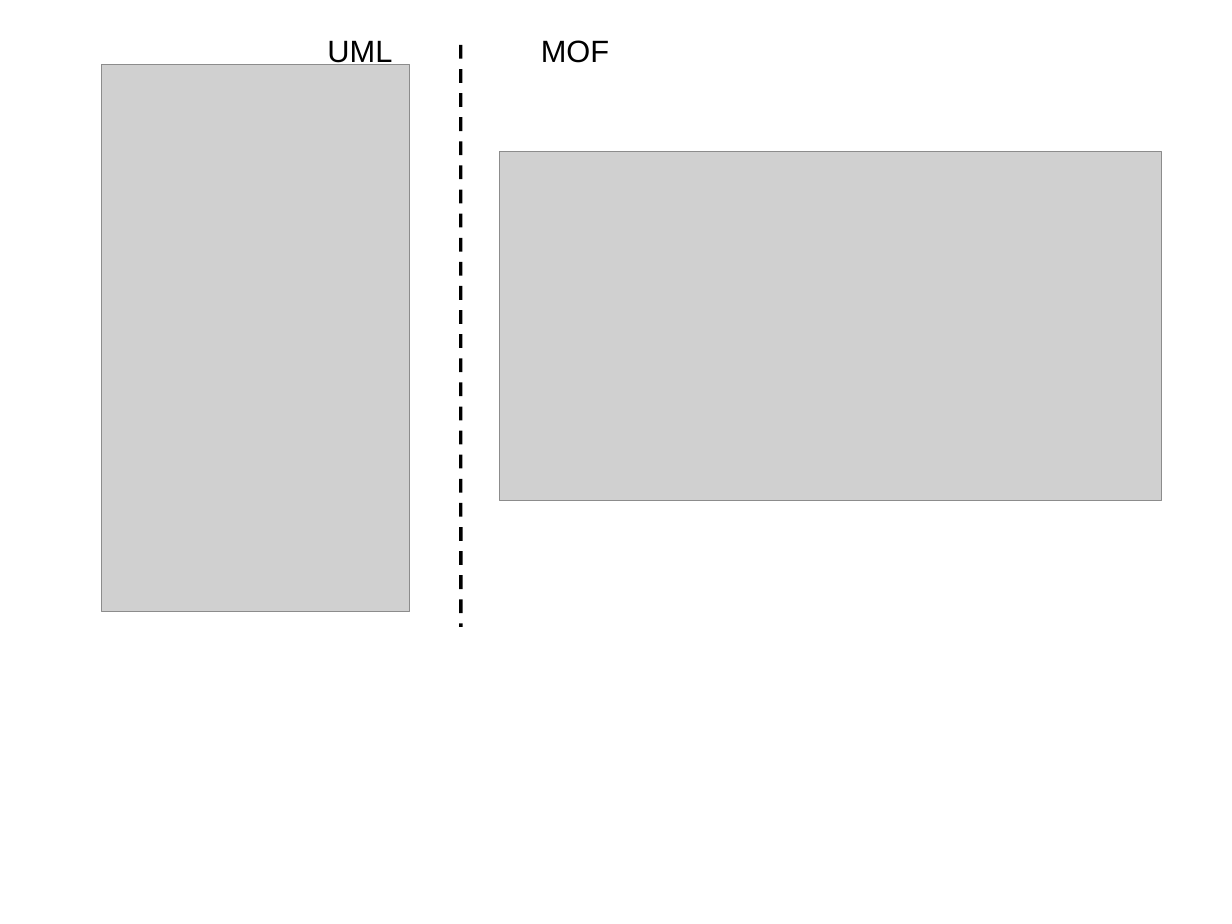
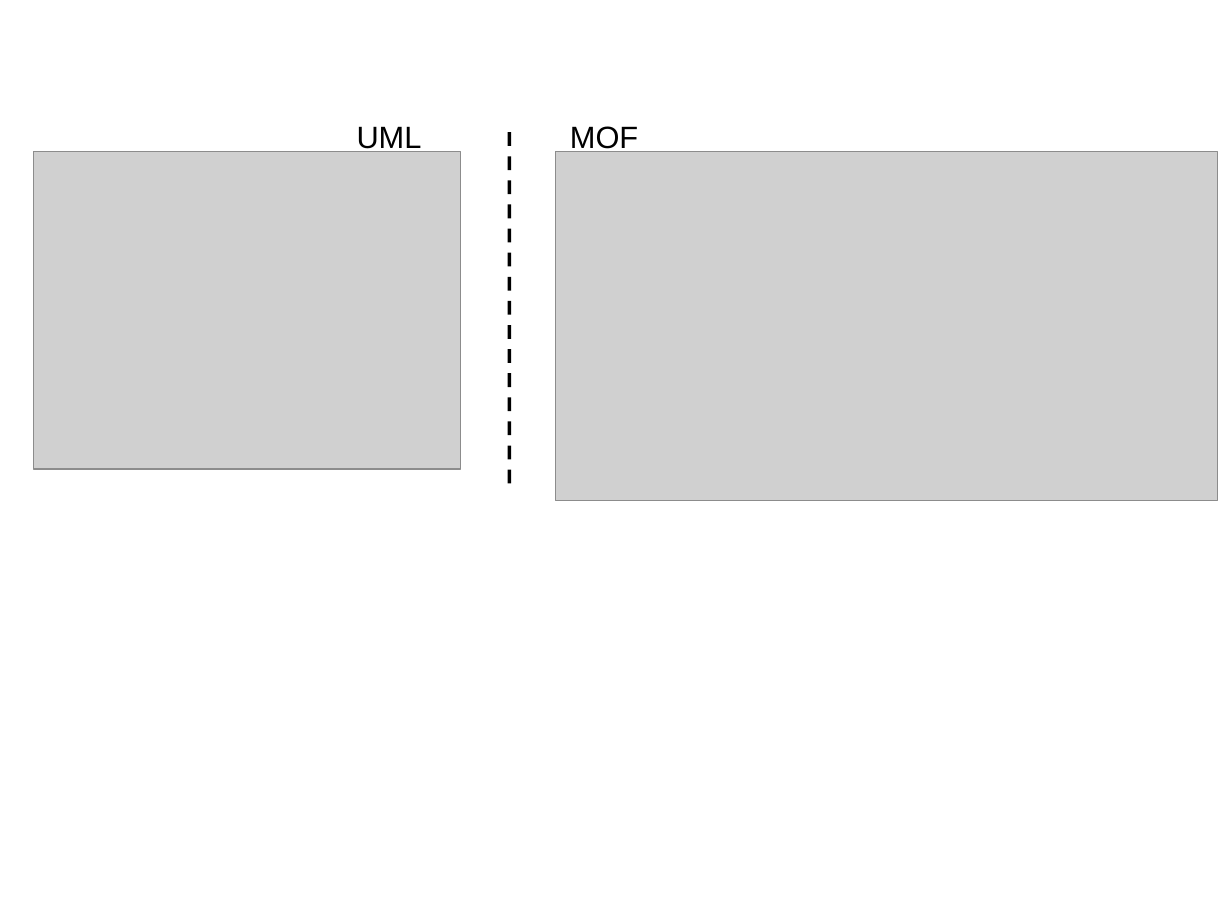
Before and after one commit to iivanoo/umlbridgepaper, a slide deck: slide 11 of UMLBridge/figures/3.0.ppt. Drawn at 1232x924 pixels with LibreOffice and Linux fonts; fonts in the diff are those of the drawing; grey boxes stand for pictures. Boxes give left, top, right and bottom in pixels: in the first picture for what was removed or moved away, otherwise in the second. Text is boxed around its words. In the diff, an @@ line names an element or a change of style, - is before the commit and + after.

```diff
--- a/UMLBridge/figures/3.0.ppt
+++ b/UMLBridge/figures/3.0.ppt
@@ text "UML": place and size @@
-text "UML" at [327, 40, 392, 68]
+text "UML" at [357, 126, 422, 154]
@@ text "MOF" rewrapped from [541, 40, 609, 63] to [570, 126, 638, 154] @@
@@ line moved from (461, 44) - (461, 627) to (509, 132) - (509, 492) @@
@@ picture: place and size @@
-picture at [102, 64, 410, 611]
+picture at [33, 152, 461, 469]
@@ picture: place and size @@
-picture at [500, 152, 1162, 500]
+picture at [556, 152, 1217, 500]
```
Also in this commit, not shown: 5 other slides changed, 18 other files.
